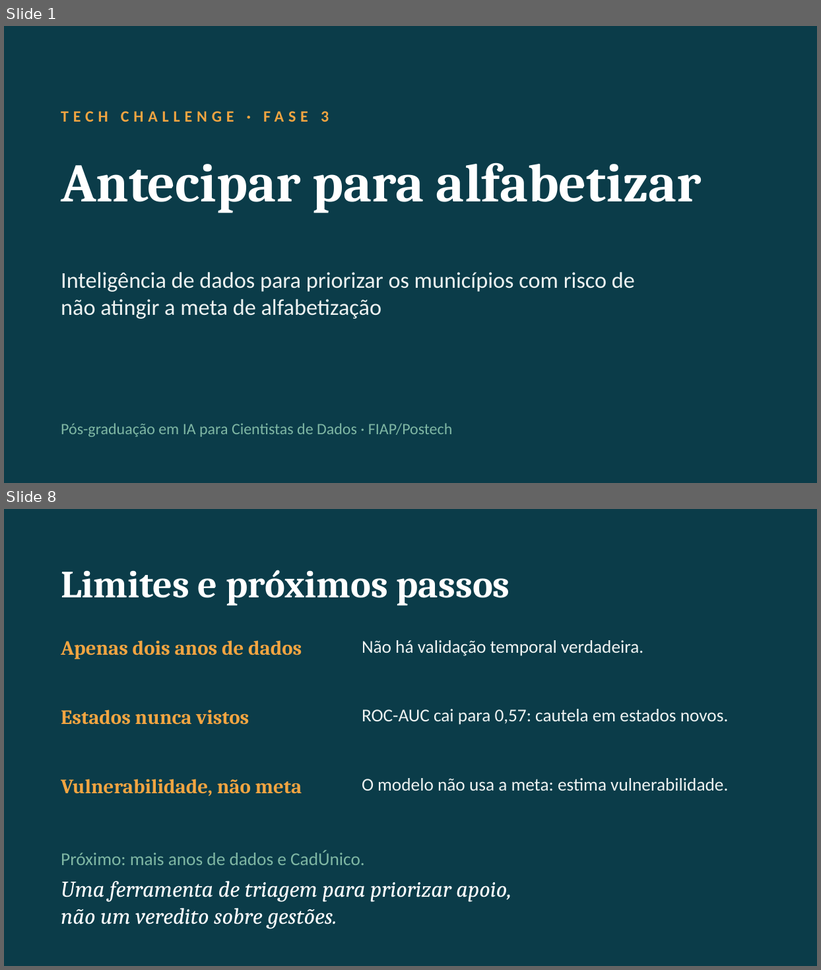
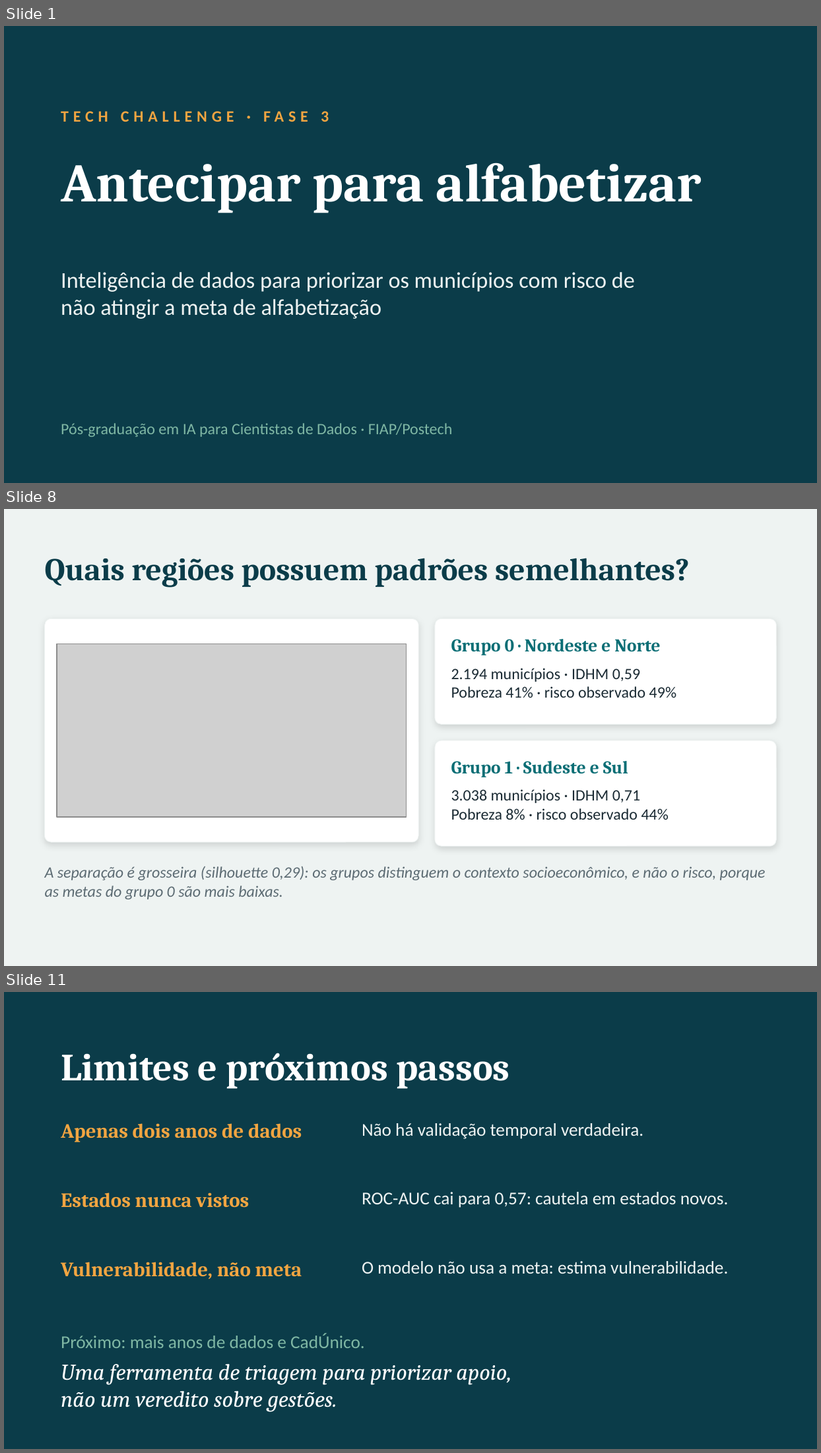
Before and after one commit to arthuralexandre10aa-sys/tech-challenge-fase3, a slide deck: docs/tech_challenge_fase3_video_executivo.pptx. Shown one above the other, each under a label of ours: slides 1 and 8 before the commit, slides 1, 8 and 11 after it; the slides between them are not shown. The pictures are 821x970 and 821x1453 pixels, drawn with LibreOffice and Linux fonts; fonts in the diff are those of the drawing; grey boxes stand for pictures. Boxes give left, top, right and bottom in pixels: in the first picture for what was removed or moved away, otherwise in the second. Text is boxed around its words. In the diff, an @@ line names an element or a change of style, - is before the commit and + after.

```diff
--- a/docs/tech_challenge_fase3_video_executivo.pptx
+++ b/docs/tech_challenge_fase3_video_executivo.pptx
@@ slide 8 added at <box>4,509,817,966</box>, background #EEF3F2 @@
@@ title added at <box>45,558,690,587</box>, 28 pt, text #0B3C49, bold @@
+Quais regiões possuem padrões semelhantes?
@@ rounded rectangle added at <box>45,619,418,842</box>, fill #FFFFFF, outline #EEF3F2 0.5 pt @@
@@ rounded rectangle added at <box>435,619,776,724</box>, fill #FFFFFF, outline #EEF3F2 0.5 pt @@
@@ picture added at <box>57,644,407,817</box> @@
@@ text added at <box>451,639,660,656</box>, 16 pt, text #0B6E75, bold @@
+Grupo 0 · Nordeste e Norte
@@ text added at <box>451,668,677,698</box>, 14 pt, text #1B2B34 @@
+2.194 municípios · IDHM 0,59
+Pobreza 41% · risco observado 49%
@@ rounded rectangle added at <box>435,741,776,846</box>, fill #FFFFFF, outline #EEF3F2 0.5 pt @@
@@ text added at <box>451,761,628,778</box>, 16 pt, text #0B6E75, bold @@
+Grupo 1 · Sudeste e Sul
@@ text added at <box>451,789,669,821</box>, 14 pt, text #1B2B34 @@
+3.038 municípios · IDHM 0,71
+Pobreza 8% · risco observado 44%
@@ text added at <box>45,867,766,900</box>, 14 pt, text #5C6B73, italic @@
+A separação é grosseira (silhouette 0,29): os grupos distinguem o contexto socioeconômico, e não o risco, porque as metas do grupo 0 são mais baixas.
@@ what was slide 8 is now slide 11 @@
```
Also in this commit, not shown: 6 slides changed, 2 other slides added, 1 other file.
